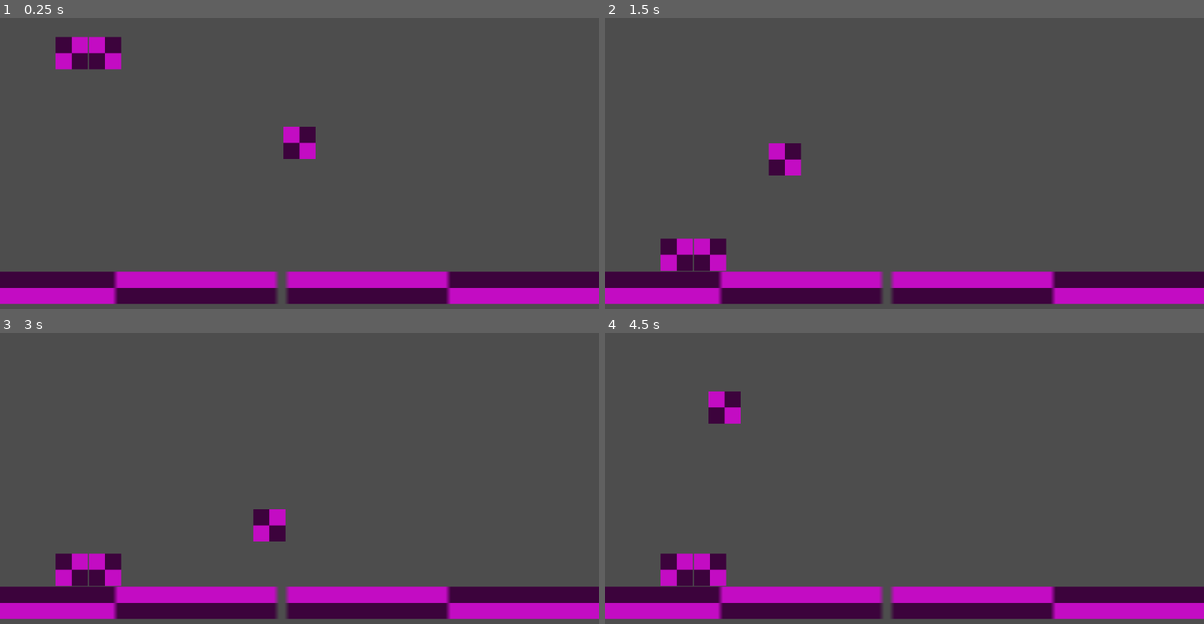
Above: before the commit, frames 1-4 (two rows, left to right).
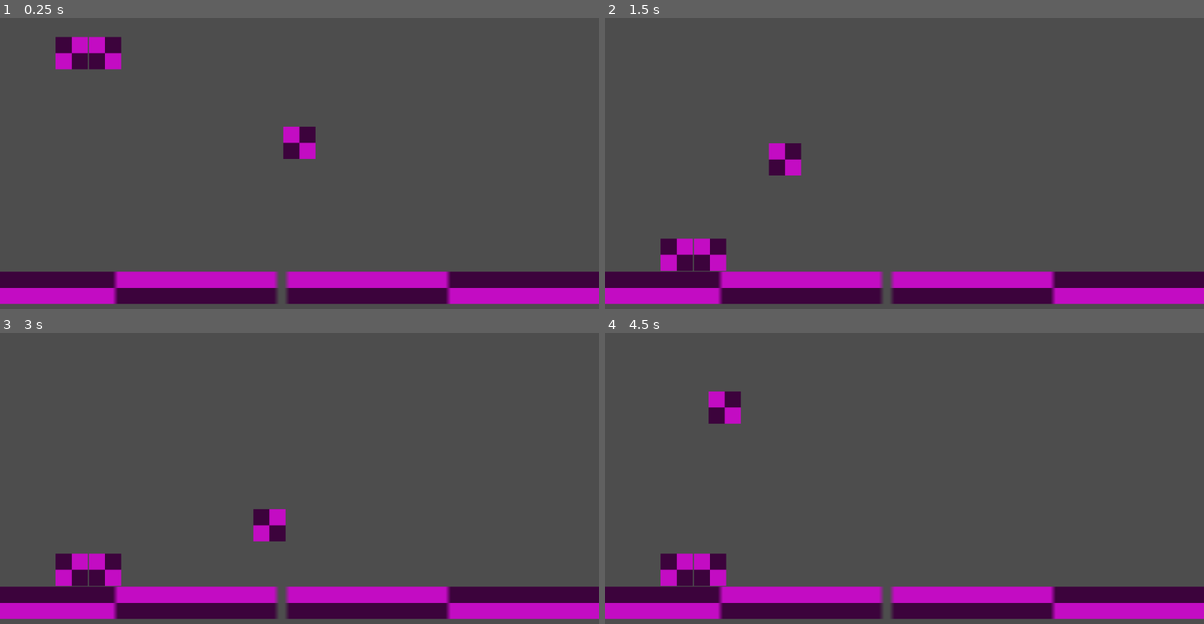
Above: after the commit, the same moments.

Repository: RedFoxLightning/OutsideTheBox
Game: Godot game, scene res://Scenes/MainScenes/TestingScene.tscn
The game is run twice, just before and just after one commit, with the same random seed, the same clock (stepped at 60 frames per second) and the same inputs.
Inputs (mouse positions are in pixels of both pictures, inside the frame that each line leads up to):
- Up to frame 1 (0.25 s): no input
- Up to frame 2 (1.5 s): move the mouse to (1036, 125) at 0.52 s; press the mouse at (1036, 125) at 0.53 s; move the mouse to (784, 160) at 1.27 s; release the mouse at (784, 160) at 1.28 s; click (784, 160) at 1.35 s
- Up to frame 3 (3 s): tap Enter at 2 s; move the mouse to (359, 382) at 2.02 s; press the mouse at (359, 382) at 2.03 s; move the mouse to (269, 525) at 2.77 s; release the mouse at (269, 525) at 2.78 s; click (269, 525) at 2.85 s
- Up to frame 4 (4.5 s): tap Space at 3.5 s; move the mouse to (1084, 507) at 3.52 s; press the mouse at (1084, 507) at 3.53 s; move the mouse to (724, 408) at 4.27 s; release the mouse at (724, 408) at 4.28 s; click (724, 408) at 4.35 s

The runs differ from the first frame. In frame 2, less than 0.1% of the frame differs, in the area x 30-31%, y 43-55%; in frame 3, less than 0.1%; in frame 4, less than 0.1%.

Commit message:
Made hand follow mouse smoothly
Instead of just setting position to mousePos, there is now a deadzone outside of which the hand teleports toward the mouse until it's in the deadzone, and when in the deadzone it eases itself towards the mouse position

Diff:
--- a/Scripts/grabbable.gd
+++ b/Scripts/grabbable.gd
@@ -9,7 +9,7 @@
 
 
 # Called every frame. 'delta' is the elapsed time since the previous frame.
-func _process(delta: float) -> void:
+func _process(_delta: float) -> void:
 	if grabbed:
 		global_position = get_global_mouse_position() + relative_position
 
--- a/Scripts/player_hand.gd
+++ b/Scripts/player_hand.gd
@@ -1,11 +1,45 @@
 extends Node2D
 
-
+var mousePosition: Vector2
+const maxDistanceFromMouse: float = 50
+const handStiffness: float = 3
 # Called when the node enters the scene tree for the first time.
 func _ready() -> void:
 	pass # Replace with function body.
 
 
 # Called every frame. 'delta' is the elapsed time since the previous frame.
-func _process(delta: float) -> void:
-	global_position = get_global_mouse_position()
+func _process(_delta: float) -> void:
+	mousePosition = get_global_mouse_position()
+	#queue_redraw()
+
+	var distanceToMousePos = get_distance_to(mousePosition)
+	if distanceToMousePos > maxDistanceFromMouse:
+
+		# how much % of the way to the player position is maxDistanceFromMouse from mousePosition
+		var percentage = 1 - (maxDistanceFromMouse / distanceToMousePos)
+		var xDist = mousePosition.x - global_position.x
+		var yDist = mousePosition.y - global_position.y
+		position.x += xDist * percentage
+		position.y += yDist * percentage
+		print(percentage)
+
+
+
+	#global_position = mousePosition
+
+func _physics_process(_delta: float) -> void:
+	position = position + (mousePosition - global_position) / handStiffness
+	pass
+
+func _draw() -> void:
+	#draw_circle(Vector2(0,0),maxDistanceFromMouse,Color.INDIAN_RED,false,2)
+	pass
+
+func get_distance_to(target: Vector2):
+	var xDist = target.x - global_position.x
+	var yDist = target.y - global_position.y
+
+	var total_distance: float = sqrt((xDist * xDist) + (yDist * yDist))
+
+	return total_distance
